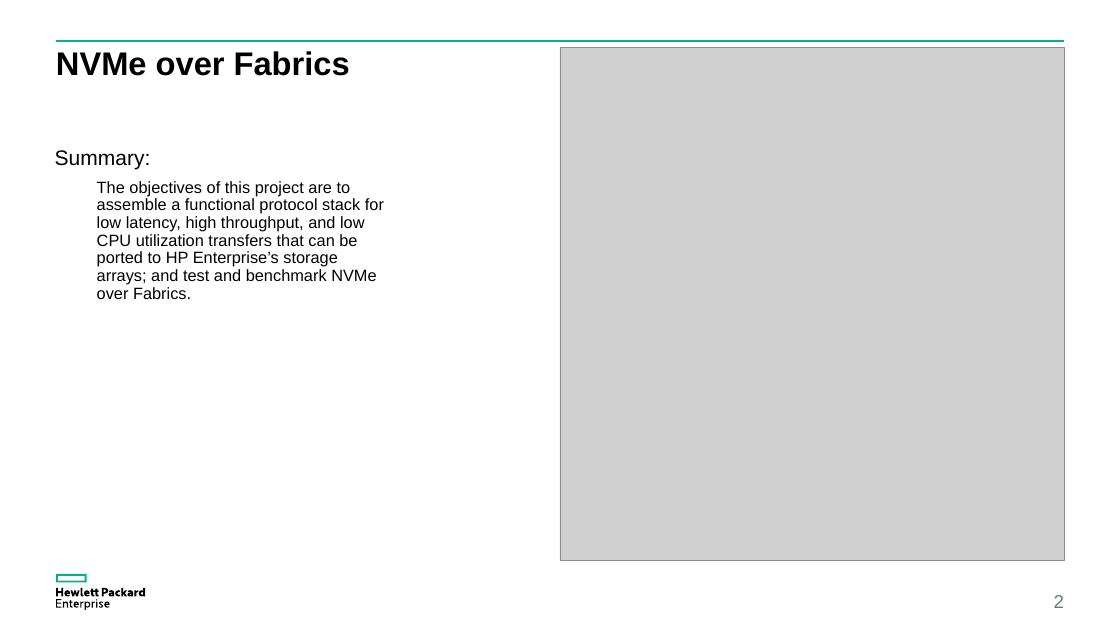
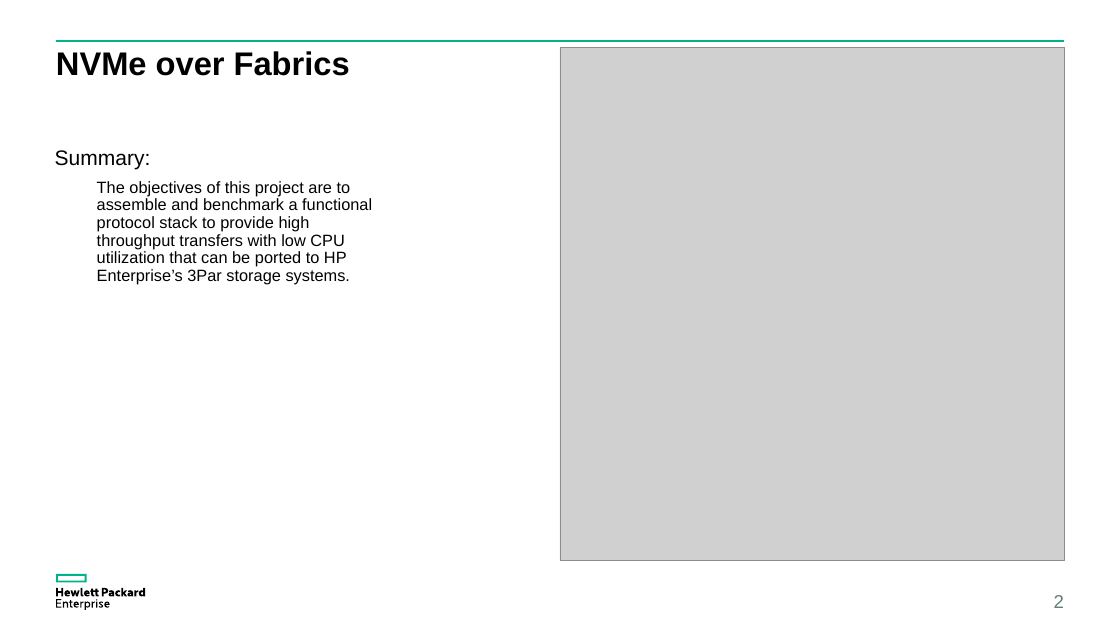
Before and after one commit to coy-humphrey/nvme-hpe, a slide deck: slide 2 of deliverables/HPE Presentation.pptx. Drawn at 1120x630 pixels with LibreOffice and Linux fonts; fonts in the diff are those of the drawing; grey boxes stand for pictures. Boxes give left, top, right and bottom in pixels: in the first picture for what was removed or moved away, otherwise in the second. Text is boxed around its words. In the diff, an @@ line names an element or a change of style, - is before the commit and + after.

```diff
--- a/deliverables/HPE Presentation.pptx
+++ b/deliverables/HPE Presentation.pptx
@@ text at (97,181,372,285): text changed @@
-  The objectives of this project are to assemble a functional protocol stack for low latency, high throughput, and low CPU utilization transfers that can be ported to HP Enterprise’s storage arrays; and test and benchmark NVMe over Fabrics.
+  The objectives of this project are to assemble and benchmark a functional protocol stack to provide high throughput transfers with low CPU utilization that can be ported to HP Enterprise’s 3Par storage systems.
```
Also in this commit, not shown: 6 other slides changed, 1 other file.
